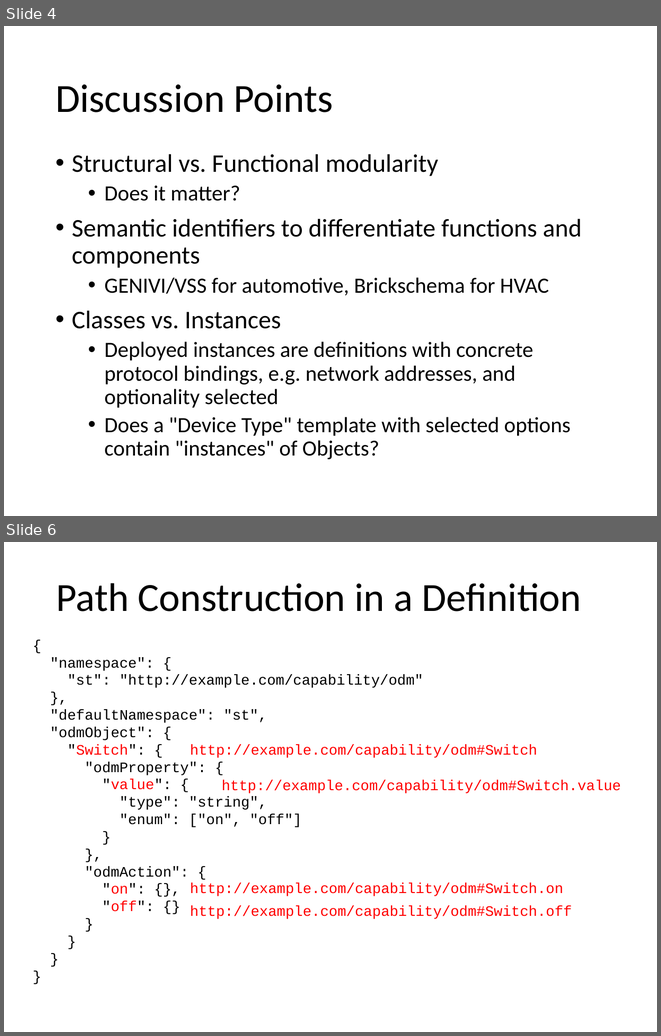
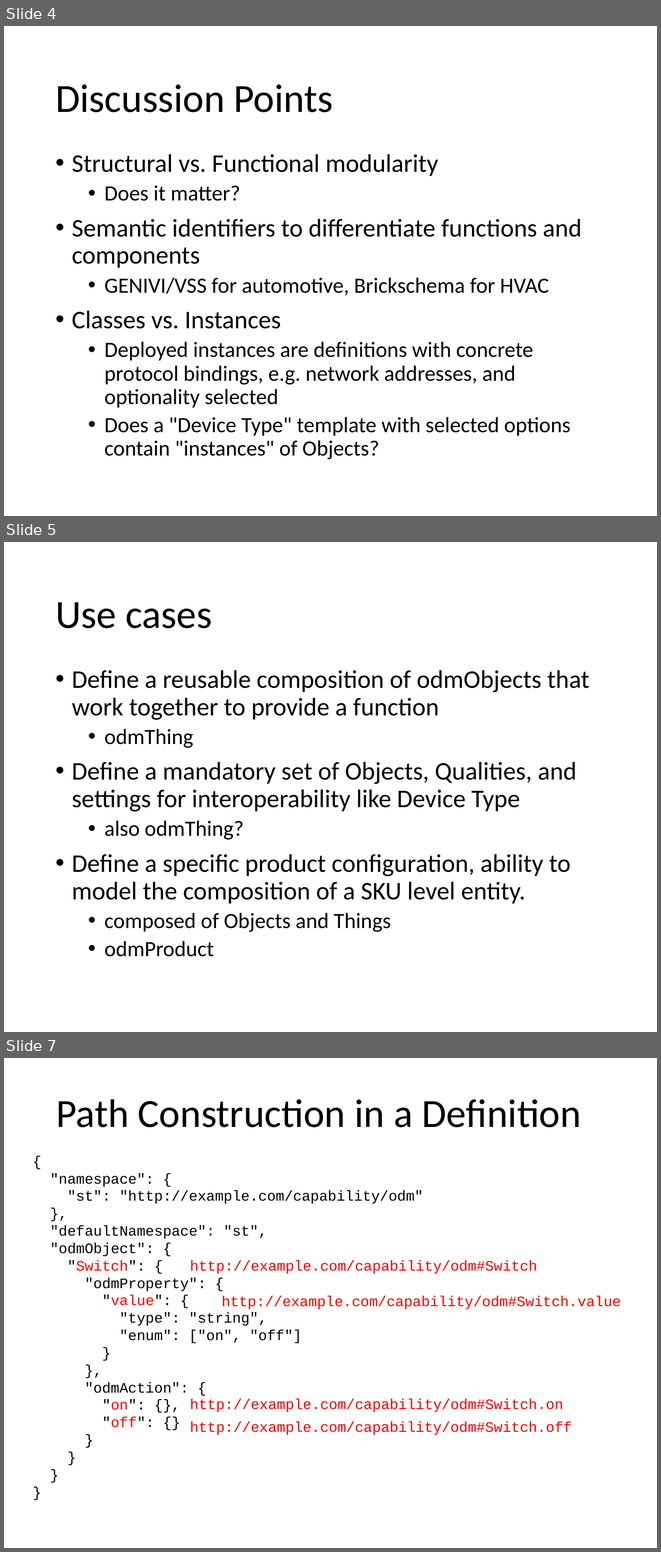
Before and after one commit to mjkoster/ODM-Examples, a slide deck: sdf-extensions.pptx. Shown one above the other, each under a label of ours: slides 4 and 6 before the commit, slides 4, 5 and 7 after it; the slides between them are not shown. The pictures are 661x1036 and 661x1552 pixels, drawn with LibreOffice and Linux fonts; fonts in the diff are those of the drawing. Boxes give left, top, right and bottom in pixels: in the first picture for what was removed or moved away, otherwise in the second. Text is boxed around its words. In the diff, an @@ line names an element or a change of style, - is before the commit and + after.

```diff
--- a/sdf-extensions.pptx
+++ b/sdf-extensions.pptx
@@ slide 5 added at [4,542,657,1032], background #FFFFFF @@
@@ title added at [55,602,212,628], 44 pt, text #000000 @@
+Use cases
@@ text added at [72,670,590,956], 28 pt, text #000000 @@
+• Define a reusable composition of odmObjects that work together to provide a function
+  • odmThing
+• Define a mandatory set of Objects, Qualities, and settings for interoperability like Device Type
+  • also odmThing?
+• Define a specific product configuration, ability to model the composition of a SKU level entity.
+  • composed of Objects and Things
+  • odmProduct
@@ what was slide 6 is now slide 7 @@
```
Also in this commit, not shown: 5 slides changed, 1 other slide added.
